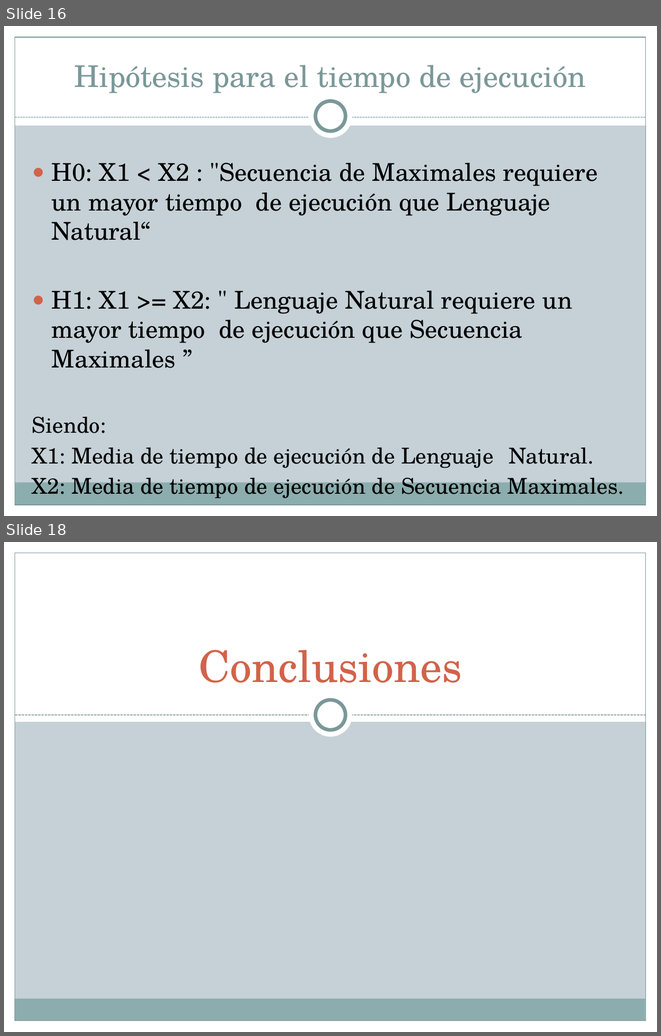
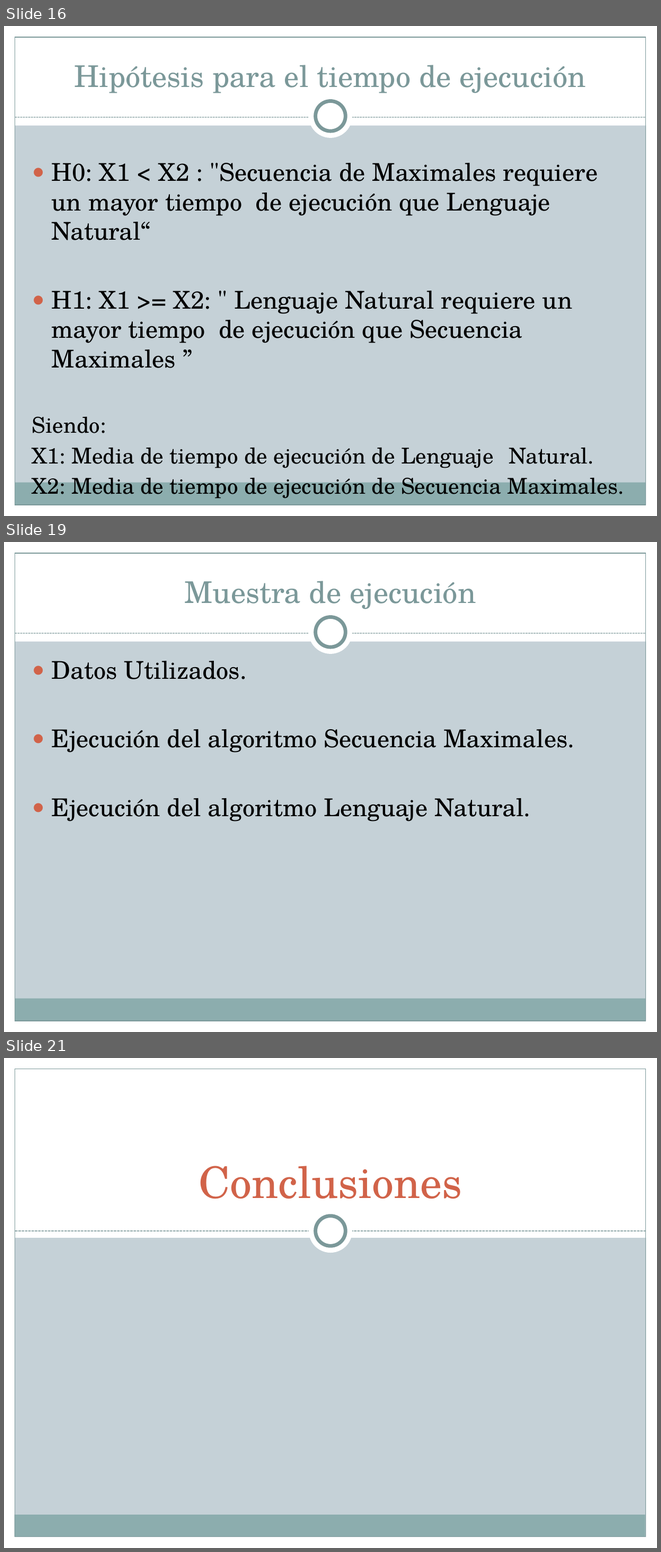
Before and after one commit to diegohttp/plagiarius, a slide deck: Lab6/Diapos HIPOTESIS.pptx. Shown one above the other, each under a label of ours: slides 16 and 18 before the commit, slides 16, 19 and 21 after it; the slides between them are not shown. The pictures are 661x1036 and 661x1552 pixels, drawn with LibreOffice and Linux fonts; fonts in the diff are those of the drawing. Boxes give left, top, right and bottom in pixels: in the first picture for what was removed or moved away, otherwise in the second. Text is boxed around its words. In the diff, an @@ line names an element or a change of style, - is before the commit and + after.

```diff
--- a/Lab6/Diapos HIPOTESIS.pptx
+++ b/Lab6/Diapos HIPOTESIS.pptx
@@ slide 19 added at [4, 542, 657, 1032], background #C5D1D7; not listed: 9 template elements that a slide beside it also shows @@
@@ title added at [184, 581, 476, 609], 33 pt, text #7C999A @@
+Muestra de ejecución
@@ text added at [52, 661, 574, 821], 27 pt, text #000000 @@
+● Datos Utilizados.
+● Ejecución del algoritmo Secuencia Maximales.
+● Ejecución del algoritmo Lenguaje Natural.
@@ what was slide 18 is now slide 21 @@
```
Also in this commit, not shown: 1 slide changed, 3 other slides added, 1 slide removed.
